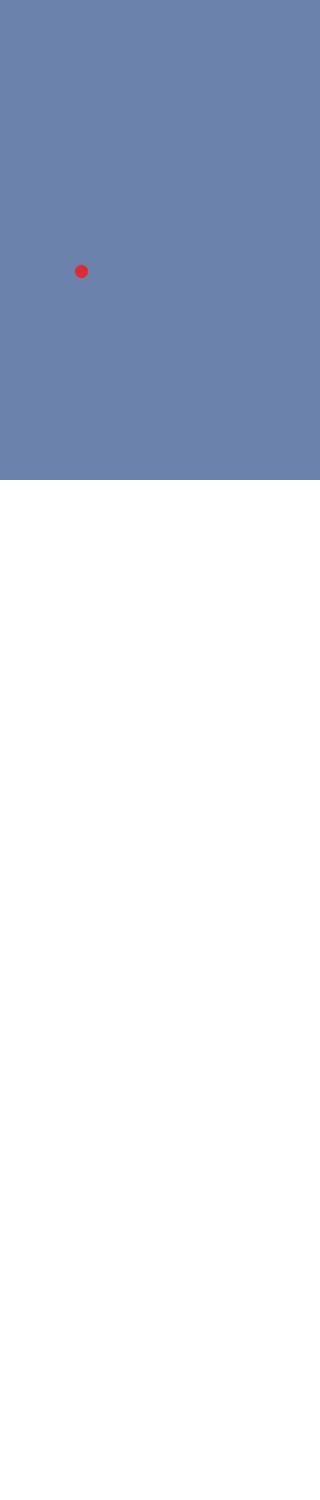
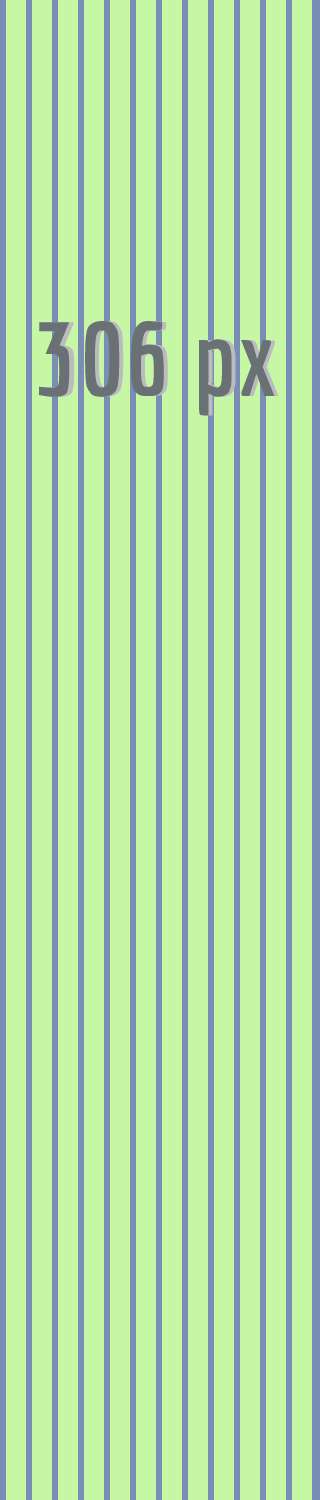
Layered file, before and after one edit (320×1500). Changes by layer:
added group "guides" with 5 layers above "Layer 0" over [0, 0, 320, 1500]
added group "text - 306px" with 2 layers in group "guides" over [39, 321, 279, 416]
added layer "306 px" (1st of 2, in "guides" › "text - 306px") in group "text - 306px" over [39, 321, 275, 416]
added layer "306 px" (2nd of 2, in "guides" › "text - 306px") in group "text - 306px" over [44, 321, 279, 416]
added layer "Layer 3 copy" in group "guides" over [6, 0, 312, 1500]
moved "Layer 1" into group "guides", painted on it over [0, 0, 320, 1500]
